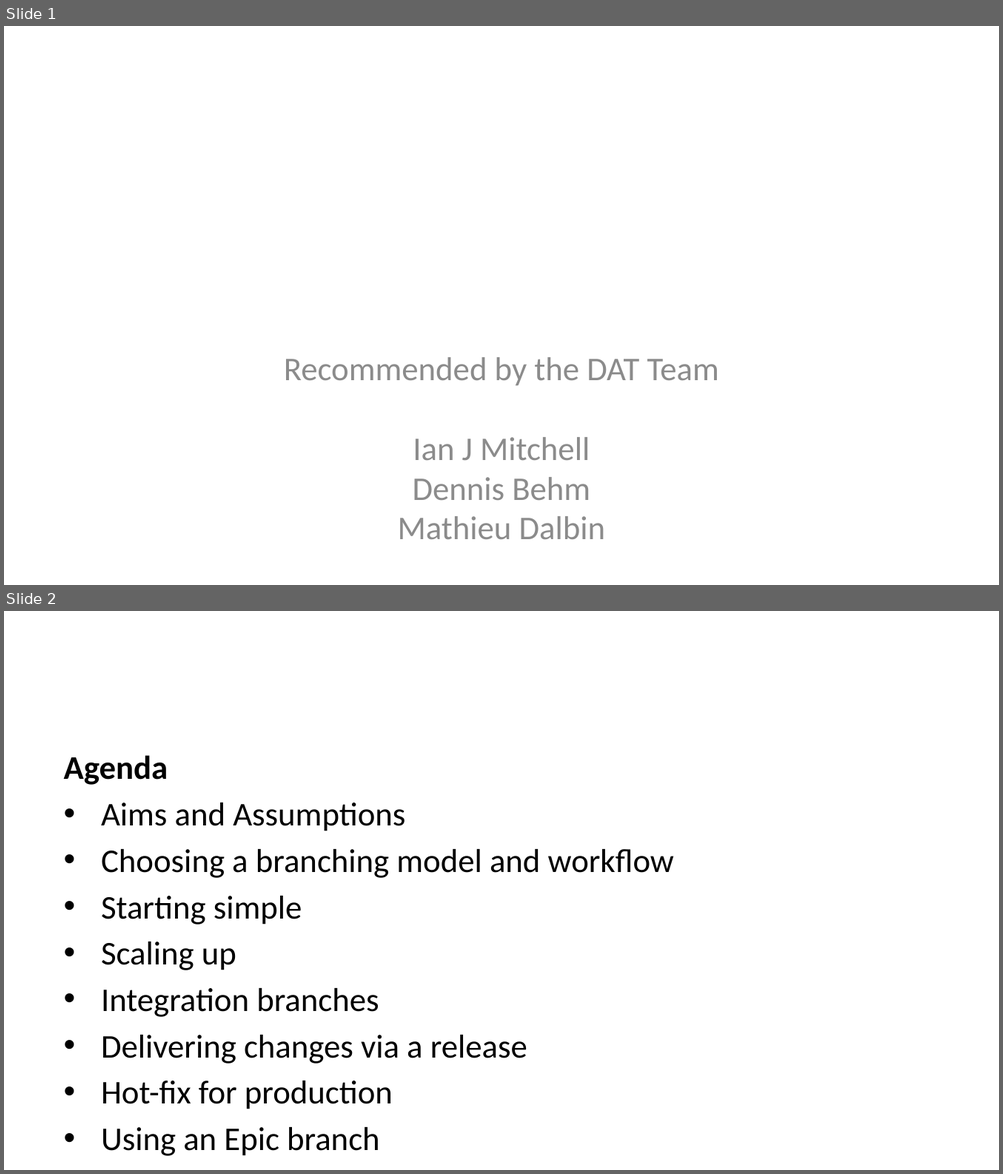
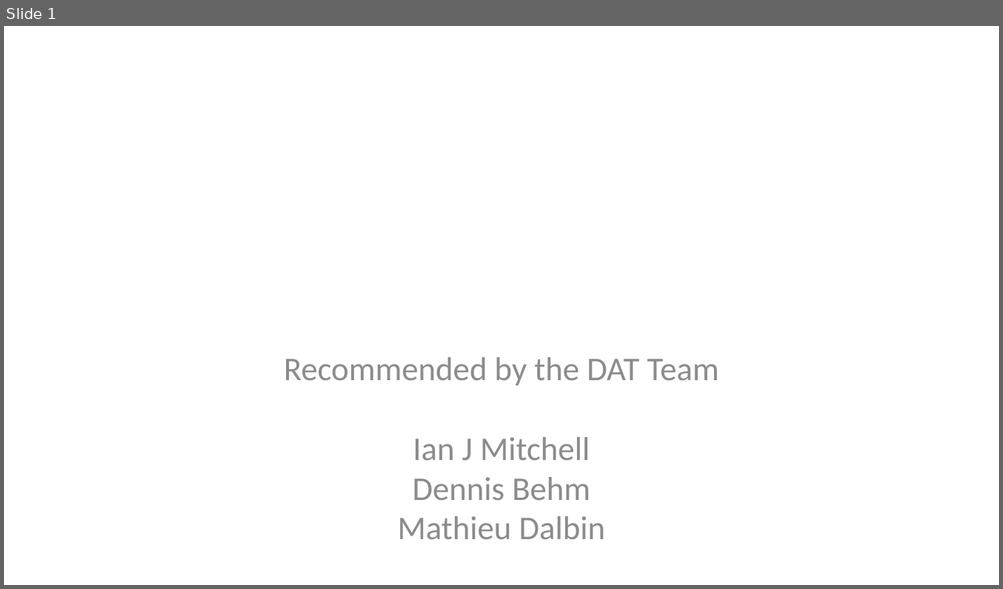
Before and after one commit to ijmitch/ukgse-2024-devops-git, a slide deck: docs/p1.pptx. Shown one above the other, each under a label of ours: slides 1 and 2 before the commit, slide 1 after it. The pictures are 1003x1174 and 1003x589 pixels, drawn with LibreOffice and Linux fonts; fonts in the diff are those of the drawing. Boxes give left, top, right and bottom in pixels: in the first picture for what was removed or moved away, otherwise in the second. Text is boxed around its words. In the diff, an @@ line names an element or a change of style, - is before the commit and + after.

```diff
--- a/docs/p1.pptx
+++ b/docs/p1.pptx
@@ slide 2 removed at (4, 611, 999, 1170), background #FFFFFF @@
@@ text removed at (64, 755, 674, 1156) @@
-Agenda
-• Aims and Assumptions
-• Choosing a branching model and workflow
-• Starting simple
-• Scaling up
-• Integration branches
-• Delivering changes via a release
-• Hot-fix for production
-• Using an Epic branch
```
Also in this commit, not shown: 4 slides changed, 8 slides added, 1 other slide removed, 3 other files.
